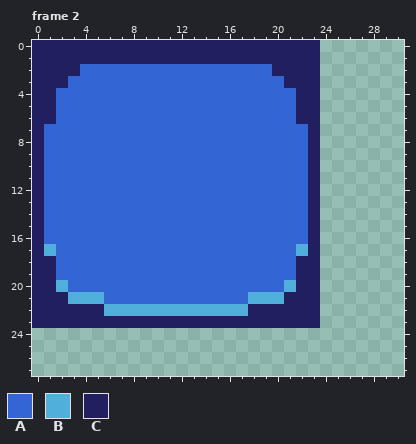
A pixel-art file gets an edit: assets/sprites/Environment/Tile.aseprite. Above is the file before it was changed.
240x240 pixels, 3 frames. Shown: frame 2: x 0..30, y 0..27. The commit also changed other frames, which this record leaves out.
Palette (. is transparent): A #3465d5  B #51afdc  C #221f61
Once edited:
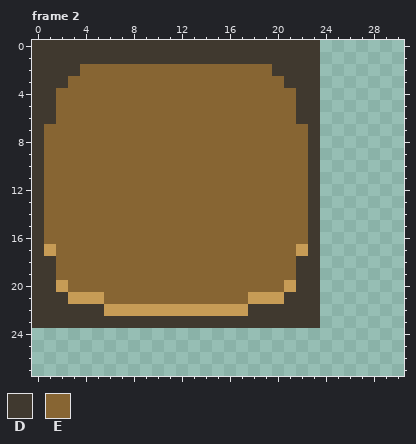
Colours new in this view: D #40392f  E #876533
Changes in this commit:
colour B: #51afdc -> #c79c56
Changed rows in their new state; - is a pixel that keeps its letter.
Frame 2:
first column x 0:
 0 DDDDDDDDDDDDDDDDDDDDDDDD
 1 DDDDDDDDDDDDDDDDDDDDDDDD
 2 DDDDEEEEEEEEEEEEEEEEDDDD
 3 DDDEEEEEEEEEEEEEEEEEEDDD
 4 DDEEEEEEEEEEEEEEEEEEEEDD
 5 DDEEEEEEEEEEEEEEEEEEEEDD
 6 DDEEEEEEEEEEEEEEEEEEEEDD
 7 DEEEEEEEEEEEEEEEEEEEEEED
 8 DEEEEEEEEEEEEEEEEEEEEEED
 9 DEEEEEEEEEEEEEEEEEEEEEED
10 DEEEEEEEEEEEEEEEEEEEEEED
11 DEEEEEEEEEEEEEEEEEEEEEED
12 DEEEEEEEEEEEEEEEEEEEEEED
13 DEEEEEEEEEEEEEEEEEEEEEED
14 DEEEEEEEEEEEEEEEEEEEEEED
15 DEEEEEEEEEEEEEEEEEEEEEED
16 DEEEEEEEEEEEEEEEEEEEEEED
17 D-EEEEEEEEEEEEEEEEEEEE-D
18 DDEEEEEEEEEEEEEEEEEEEEDD
19 DDEEEEEEEEEEEEEEEEEEEEDD
20 DD-EEEEEEEEEEEEEEEEEE-DD
21 DDD---EEEEEEEEEEEE---DDD
22 DDDDDD------------DDDDDD
23 DDDDDDDDDDDDDDDDDDDDDDDD
